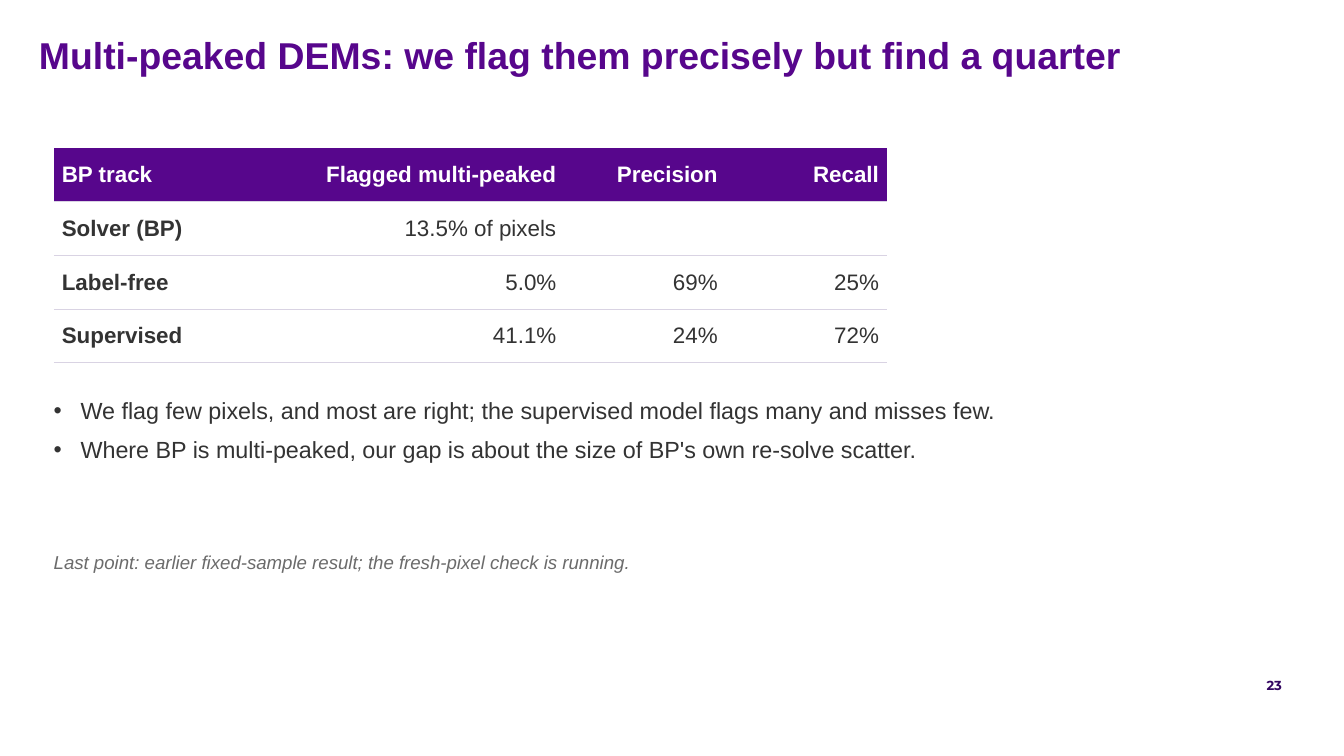
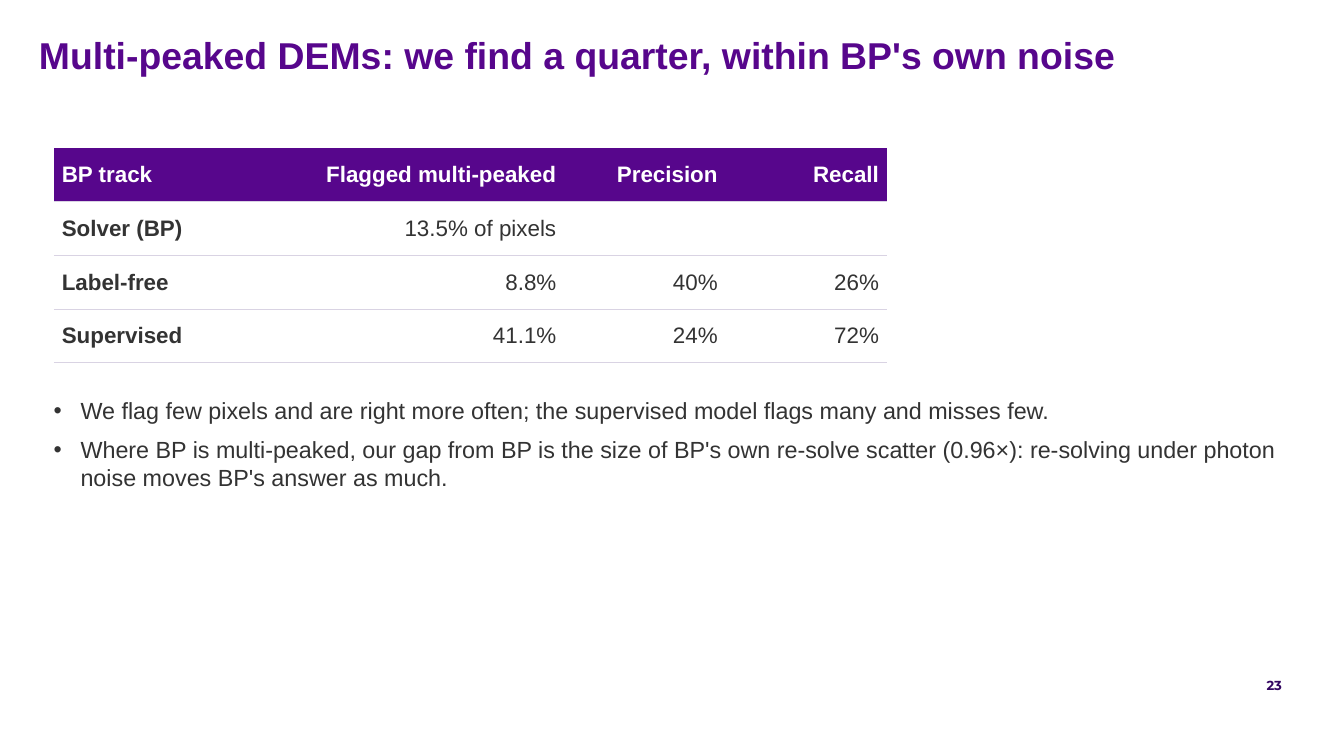
Before and after one commit to FruitPnchSamuraiG/solar-dem-inversion, a slide deck: slide 23 of slides/DEM_deck_v2.pptx. Drawn at 1344x756 pixels with LibreOffice and Linux fonts; fonts in the diff are those of the drawing; background and template pictures are left out. Boxes give left, top, right and bottom in pixels: in the first picture for what was removed or moved away, otherwise in the second. Text is boxed around its words. In the diff, an @@ line names an element or a change of style, - is before the commit and + after.

Commit message:
slides + results: rebuild on the final models (BP 1.43M, ENet 360k)
The patch CNN loses to the MLP at scale with fresh pixels. Bigger helps the
typical pixel, but ElasticNet models of 722k and up blow up on a few bright
pixels the sampled validation never saw, so ElasticNet uses 360k. Parts 5-8,
the summary and the model slide now use these models' numbers and redrawn
figures; the outline is synced.

```diff
--- a/slides/DEM_deck_v2.pptx
+++ b/slides/DEM_deck_v2.pptx
@@ text at box(39, 42, 1115, 77): text changed @@
-Multi-peaked DEMs: we flag them precisely but find a quarter
+Multi-peaked DEMs: we find a quarter, within BP's own noise
@@ table at box(54, 148, 887, 363) @@
-row 3: Label-free | 5.0% | 69% | 25%
+row 3: Label-free | 8.8% | 40% | 26%
@@ text at box(81, 402, 1275, 487): text changed @@
-• We flag few pixels, and most are right; the supervised model flags many and misses few.
-• Where BP is multi-peaked, our gap is about the size of BP's own re-solve scatter.
+• We flag few pixels and are right more often; the supervised model flags many and misses few.
+• Where BP is multi-peaked, our gap from BP is the size of BP's own re-solve scatter (0.96×): re-solving under photon noise moves BP's answer as much.
@@ text removed at box(54, 555, 629, 573) @@
-Last point: earlier fixed-sample result; the fresh-pixel check is running.
```
Also in this commit, not shown: 13 other slides changed, 1 slide added, 1 slide removed, 26 other files.
